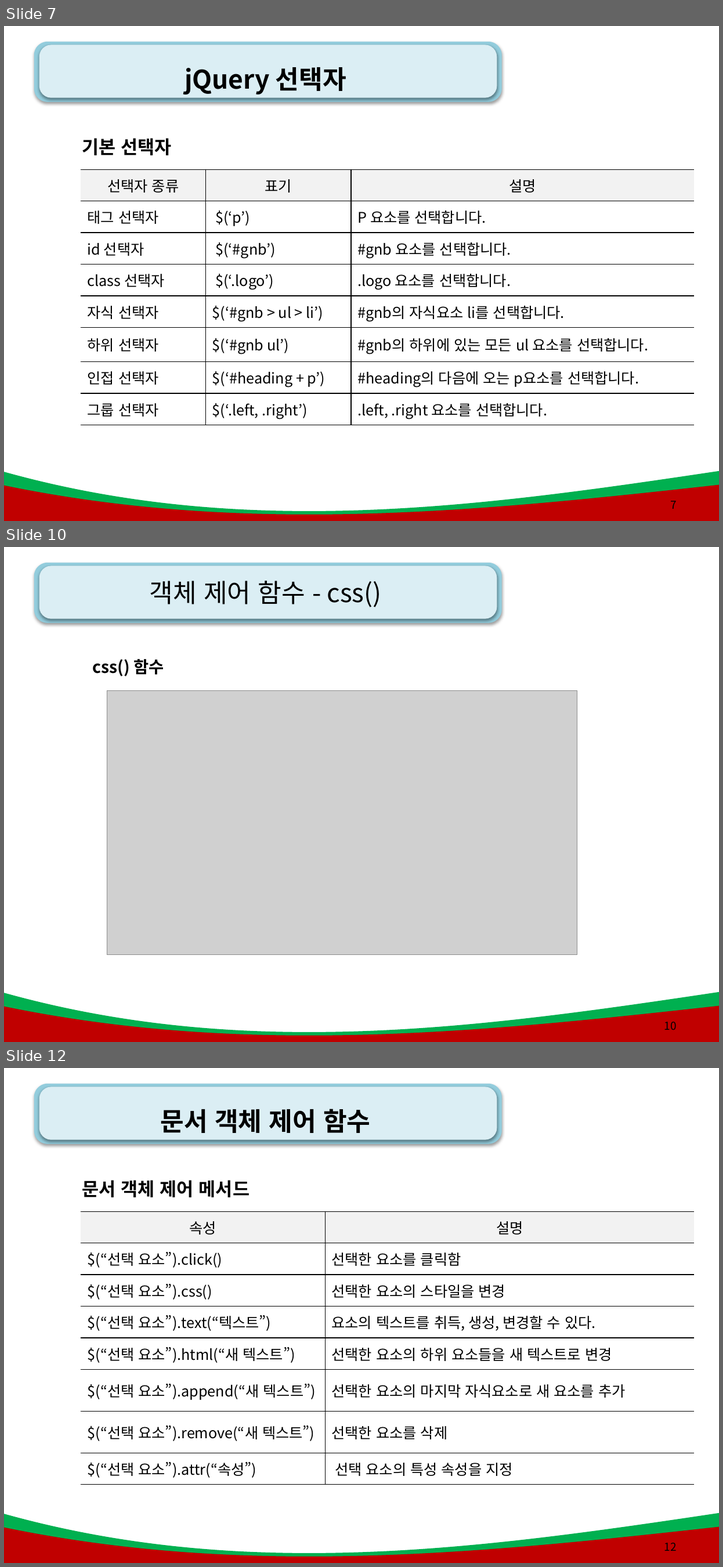
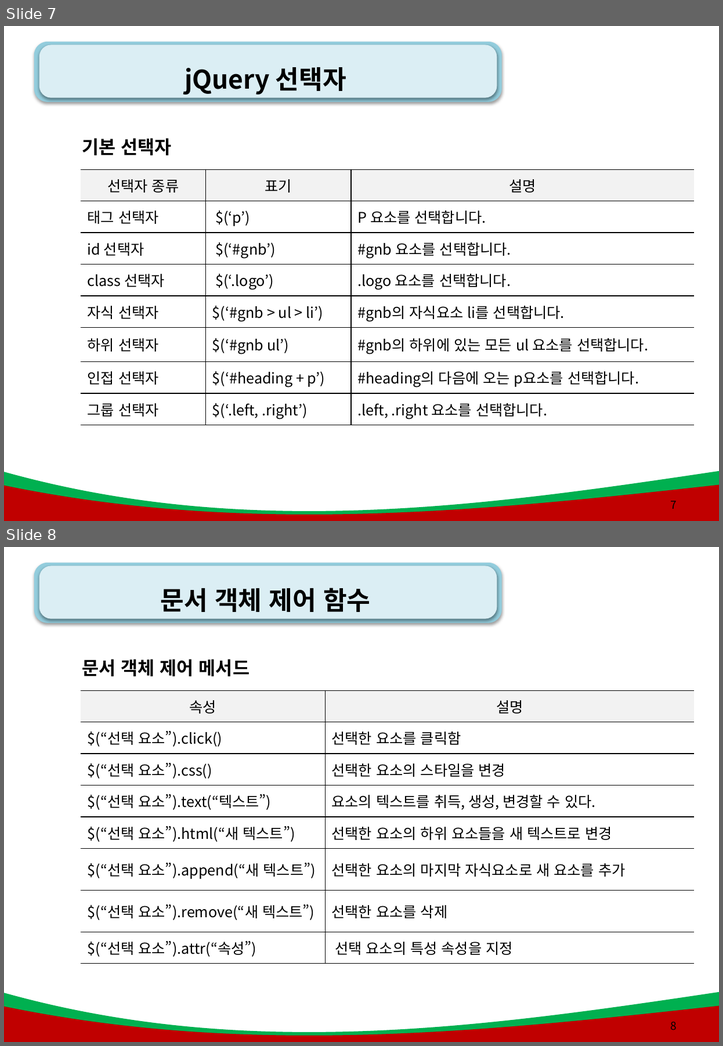
Before and after one commit to kiyongee2/green_project_web, a slide deck: js_ppt/9강. JQuery .pptx. Shown one above the other, each under a label of ours: slides 7, 10 and 12 before the commit, slides 7 and 8 after it; the slides between them are not shown. The pictures are 723x1567 and 723x1046 pixels, drawn with LibreOffice and Linux fonts; fonts in the diff are those of the drawing; grey boxes stand for pictures; background and template pictures are left out. Boxes give left, top, right and bottom in pixels: in the first picture for what was removed or moved away, otherwise in the second. Text is boxed around its words. In the diff, an @@ line names an element or a change of style, - is before the commit and + after.

```diff
--- a/js_ppt/9강. JQuery .pptx
+++ b/js_ppt/9강. JQuery .pptx
@@ slide 10 removed at <box>4,547,719,1042</box>, background #FFFFFF; not listed: 4 template elements that a slide beside it also shows @@
@@ title removed at <box>150,581,382,607</box> @@
-객체 제어 함수 - css()
@@ text removed at <box>92,659,164,676</box> @@
-css() 함수
@@ picture removed at <box>107,691,578,955</box> @@
@@ page number removed at <box>664,1021,676,1030</box> @@
-10
@@ what was slide 12 is now slide 8 @@
@@ page number at <box>670,1021,676,1030</box>: text changed @@
-12
+8
```
Also in this commit, not shown: 6 slides changed, 3 slides added, 2 other slides removed, 10 other files.
